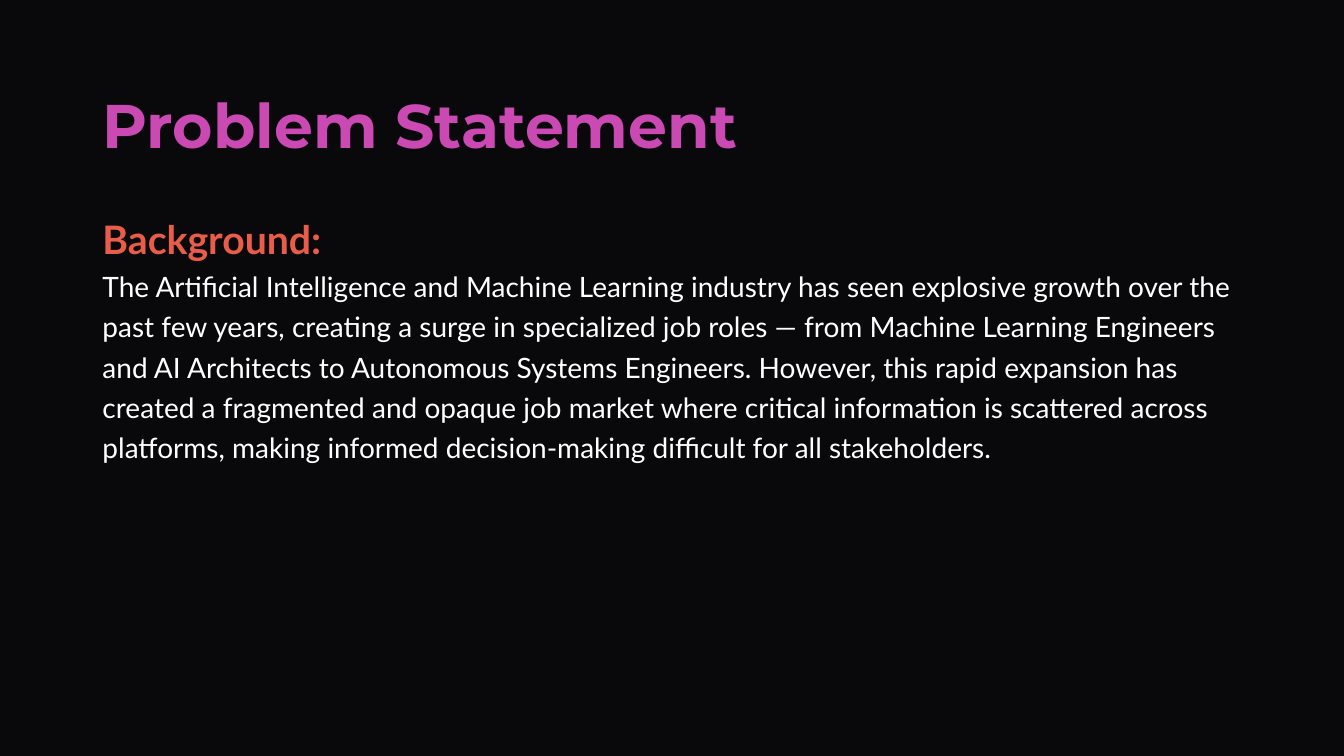
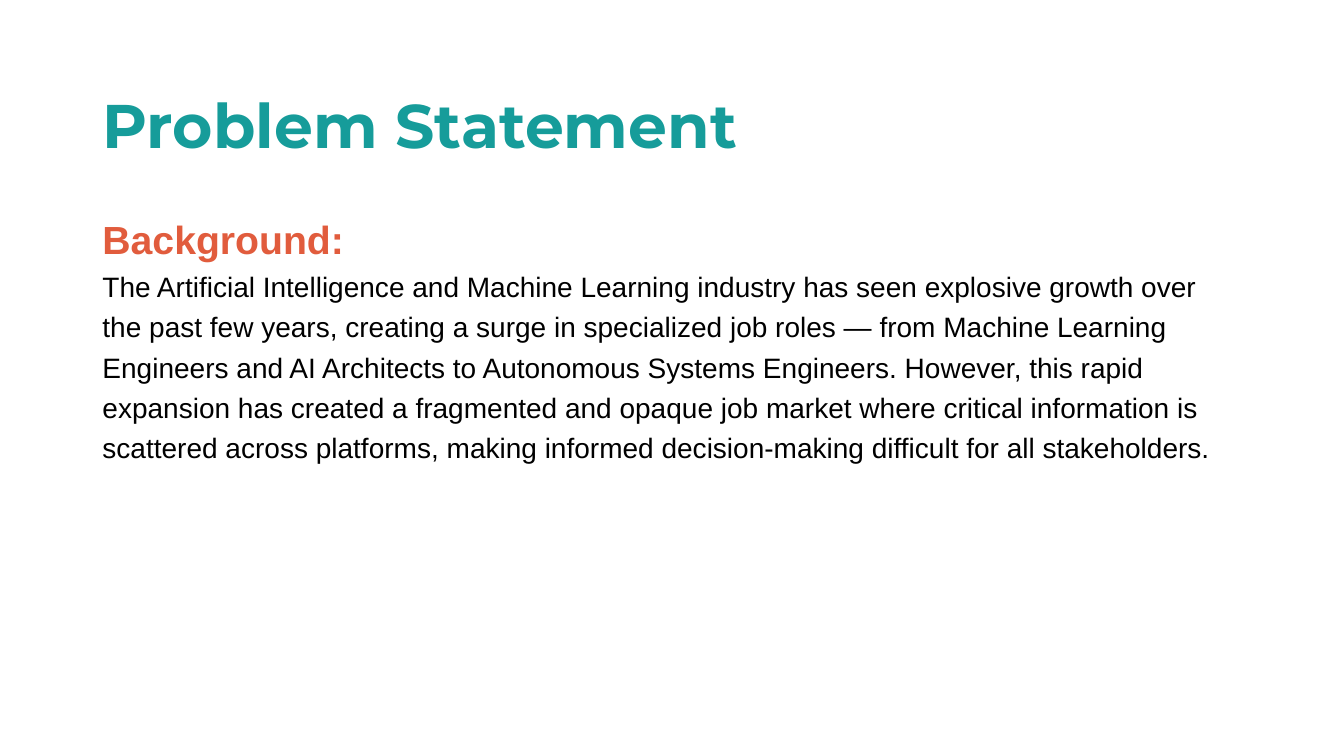
Before and after one commit to AkshitGajera/AF05148719-GajeraAkshit-AIJobPostingAnalytics-Insights, a slide deck: slide 2 of AI Job Posting Analytics & Insights.pptx. Drawn at 1344x756 pixels with LibreOffice and Linux fonts; fonts in the diff are those of the drawing. Boxes give left, top, right and bottom in pixels: in the first picture for what was removed or moved away, otherwise in the second. Text is boxed around its words. In the diff, an @@ line names an element or a change of style, - is before the commit and + after.

```diff
--- a/AI Job Posting Analytics & Insights.pptx
+++ b/AI Job Posting Analytics & Insights.pptx
@@ background #09090C to #FFFFFF @@
@@ text "Problem Statement" at bbox=[102, 102, 737, 149]: text colour #CB49B2 to #169C9A @@
@@ text "Background: The Artificial Intelligence and ..." at bbox=[102, 225, 1210, 463]: font Lato to Arial, text colour #FFFFFF to #000000; text colour #E95D48 to #E15C3D in "Background:" @@
```
Also in this commit, not shown: 3 other slides changed.
